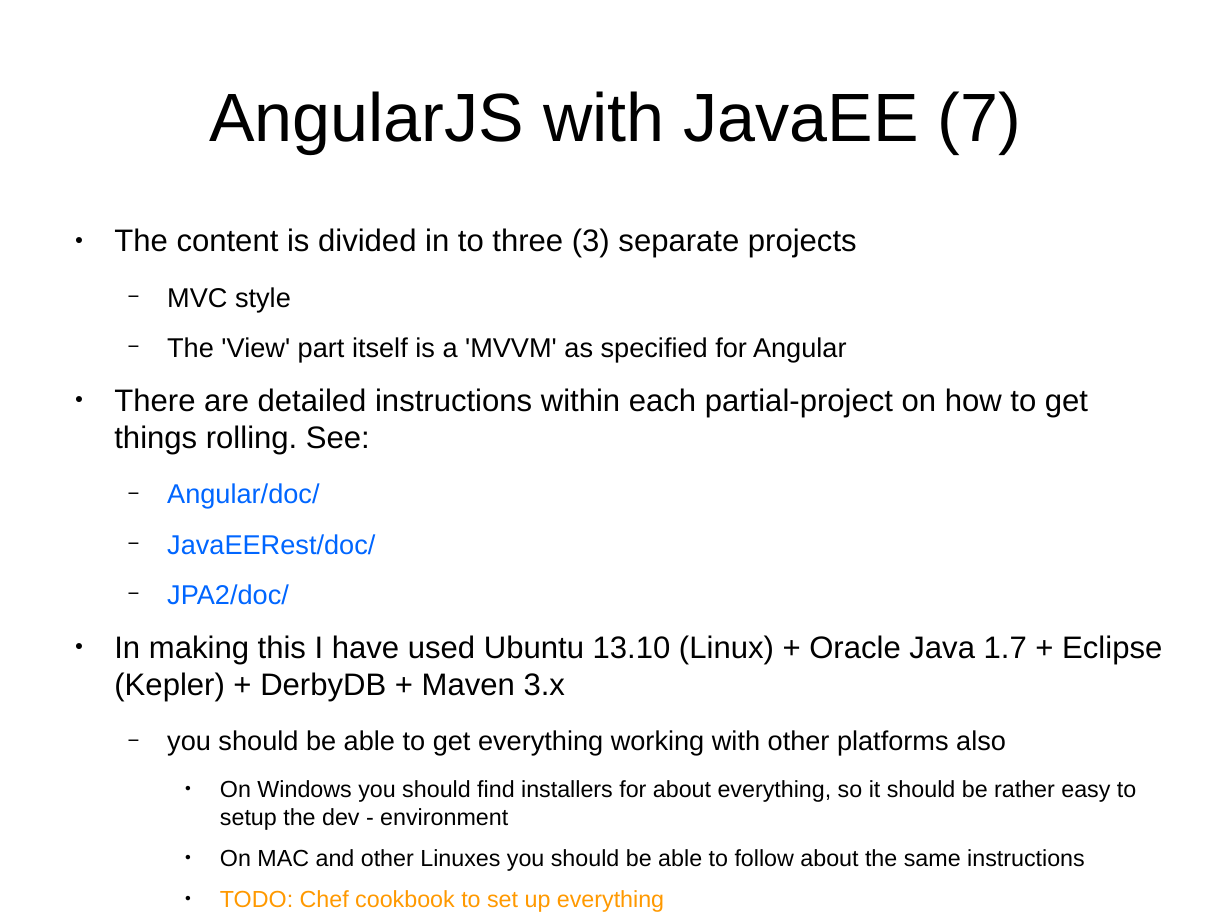
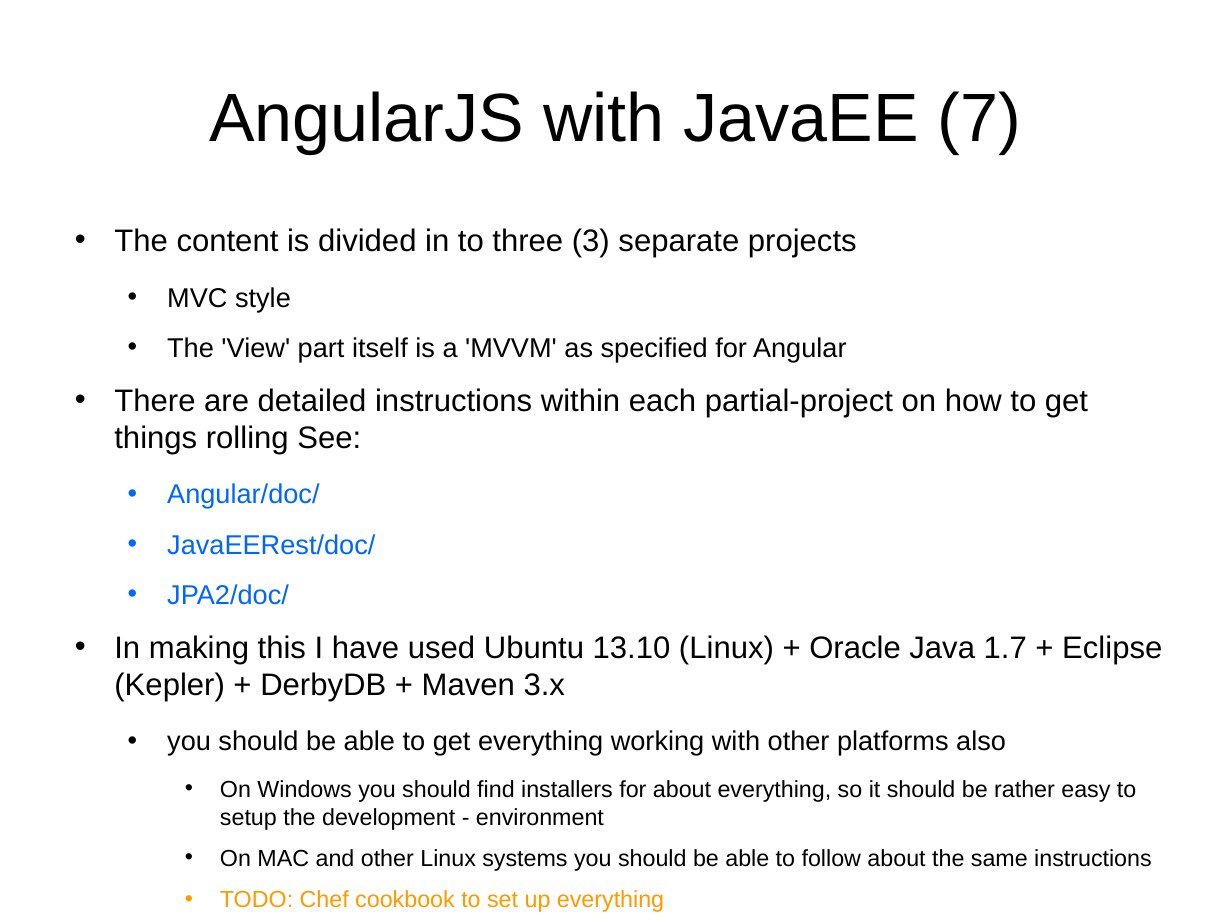
Before and after one commit to vmyrsky/ajeer, a slide deck: slide 3 of JavaEERest/doc/presentation.odp. Drawn at 1232x924 pixels with LibreOffice and Linux fonts; fonts in the diff are those of the drawing. Boxes give left, top, right and bottom in pixels: in the first picture for what was removed or moved away, otherwise in the second. Text is boxed around its words. In the diff, an @@ line names an element or a change of style, - is before the commit and + after.

Commit message:
"Final" content editing of presentation

```diff
--- a/JavaEERest/doc/presentation.odp
+++ b/JavaEERest/doc/presentation.odp
@@ text at (x1=114, y1=228, x2=1162, y2=912): bullet ● to •; bullet − to • @@
@@ text at (x1=114, y1=388, x2=1088, y2=454): text changed @@
-● There are detailed instructions within each partial-project on how to get things rolling. See:
+• There are detailed instructions within each partial-project on how to get things rolling See:
@@ text at (x1=220, y1=780, x2=1152, y2=871): text changed @@
-    ● On Windows you should find installers for about everything, so it should be rather easy to setup the dev - environment
-    ● On MAC and other Linuxes you should be able to follow about the same instructions
+    • On Windows you should find installers for about everything, so it should be rather easy to setup the development - environment
+    • On MAC and other Linux systems you should be able to follow about the same instructions
```
Also in this commit, not shown: 34 other slides changed, 8 slides added.
